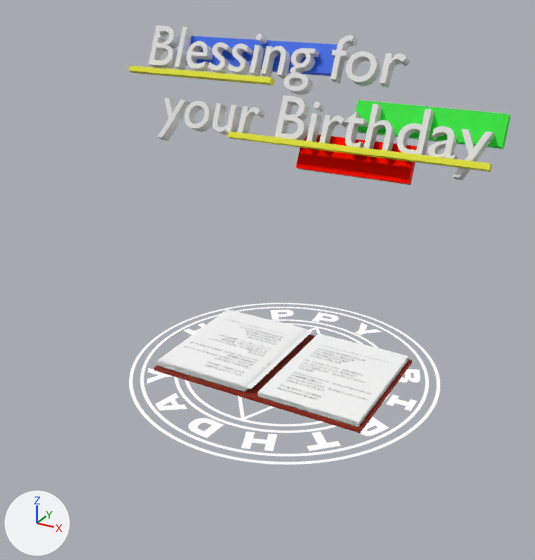
The glTF model book.glb: old version first, new version second.
Camera for both pictures: a 50 mm lens placed at (2.02, -3.76, 2.72), pointed at (0.06, -0.19, 0.93). Arrows for +X, +Y and +Z are at lower left; the lights stay in place. Where no turn or scale is listed for an object, it has been applied to the vertices.

The older version as bpy lines, for what is in view:
```python
ob_spine = bpy.data.objects.new('spine', me_cube)
ob_spine.location = (0.082, -0.006, 0.256)
ob_spine.scale = (0.0448, 0.448, 0.0112)
ob_テキスト = bpy.data.objects.new('テキスト', me_テキスト)
ob_テキスト.location = (0.183, 0.0, 2.0)
ob_テキスト.rotation_euler = (1.125, 0.0, 0.0)  # degrees (64, 0, 0)
ob_テキスト.scale = (0.354, 0.354, 0.354)
ob_立方体 = bpy.data.objects.new('立方体', me_立方体)
ob_立方体.location = (-0.491, -0.033, 2.067)
ob_立方体_001 = bpy.data.objects.new('立方体.001', me_立方体_001)
ob_立方体_001.location = (0.542, -0.174, 1.773)
ob_立方体_002 = bpy.data.objects.new('立方体.002', me_立方体_002)
ob_立方体_002.location = (-0.21, 0.142, 2.179)
ob_立方体_003 = bpy.data.objects.new('立方体.003', me_立方体_003)
ob_立方体_003.location = (0.895, 0.015, 1.913)
ob_立方体_004 = bpy.data.objects.new('立方体.004', me_立方体_004)
ob_立方体_004.location = (0.541, -0.083, 1.709)
# also in view: '平面.007' at (0.45, -0.01, 0.3); '平面.019' at (0.08, -0.01, 0.23); '平面.008' at (-0.29, -0.01, 0.32); 'Cube.001' at (0.46, -0.01, 0.26)
```
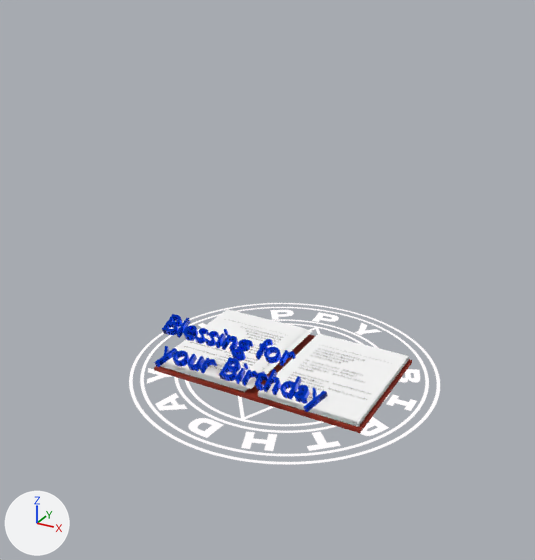
Edits to the bpy script that builds the scene:
```text
Change mat_マテリアル_009:
    mat_マテリアル_009.base_color: (0.8, 0.8, 0.8) -> (0.0, 0.0612, 0.803)  # white #e7e7e7 -> blue #0046e7
    mat_マテリアル_009.metallic: 0.0 -> 1.0
Change ob_テキスト:
    ob_テキスト.location: (0.183, 0.0, 2.0) -> (0.105, -0.603, 0.6)
    ob_テキスト.rotation_euler: (1.125, 0.0, 0.0) -> (0.424, 0.0, 0.0)  # degrees (64, 0, 0) -> degrees (24, 0, 0)
    ob_テキスト.scale: (0.354, 0.354, 0.354) -> (0.189, 0.189, 0.189)
Remove ob_立方体:
    ob_立方体 = bpy.data.objects.new('立方体', me_立方体)
    ob_立方体.location = (-0.491, -0.033, 2.067)
Remove ob_立方体_001:
    ob_立方体_001 = bpy.data.objects.new('立方体.001', me_立方体_001)
    ob_立方体_001.location = (0.542, -0.174, 1.773)
Remove ob_立方体_002:
    ob_立方体_002 = bpy.data.objects.new('立方体.002', me_立方体_002)
    ob_立方体_002.location = (-0.21, 0.142, 2.179)
Remove ob_立方体_003:
    ob_立方体_003 = bpy.data.objects.new('立方体.003', me_立方体_003)
    ob_立方体_003.location = (0.895, 0.015, 1.913)
Remove ob_立方体_004:
    ob_立方体_004 = bpy.data.objects.new('立方体.004', me_立方体_004)
    ob_立方体_004.location = (0.541, -0.083, 1.709)
```

Changed parts and their boxes [x1, y1, x2, y2] in the pictures (535 x 560 px):
'テキスト', recoloured, surface changed, moved, turned, rescaled
    before: [148, 26, 495, 180]
    after: [154, 314, 328, 412]
'立方体.003', deleted
    before: [355, 100, 511, 149]
'立方体.004', deleted
    before: [296, 135, 417, 185]
'立方体.001', deleted
    before: [227, 131, 492, 172]
'立方体.002', deleted (blue)
    before: [186, 36, 338, 76]
'立方体', deleted
    before: [128, 66, 274, 85]
